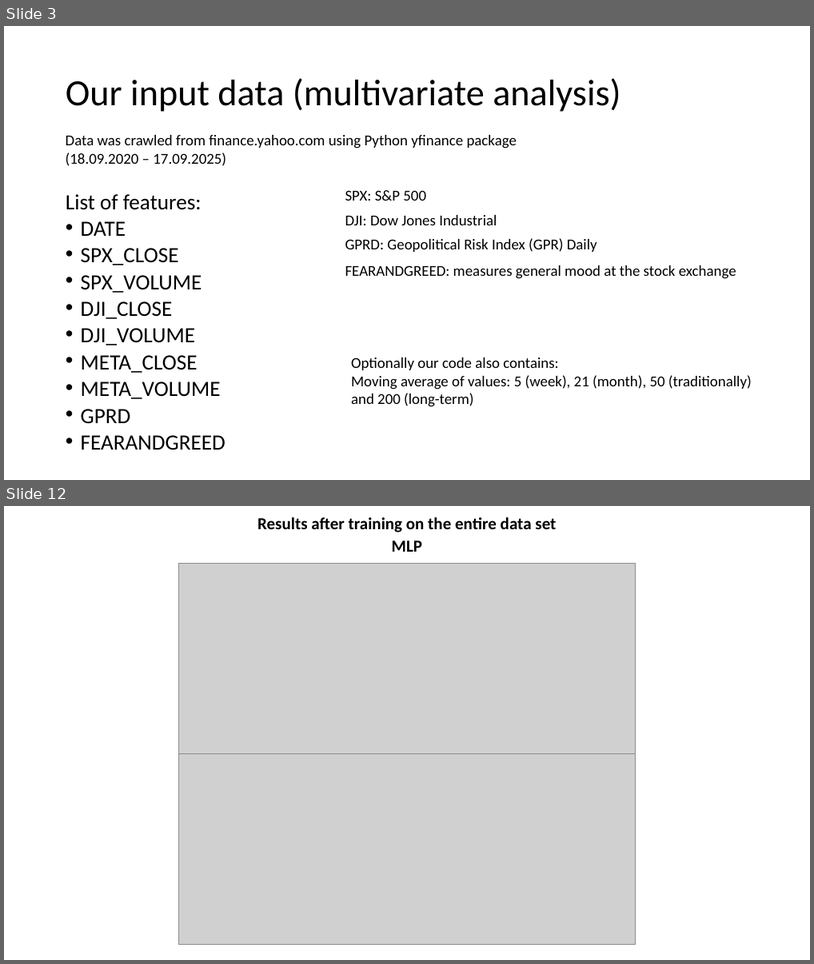
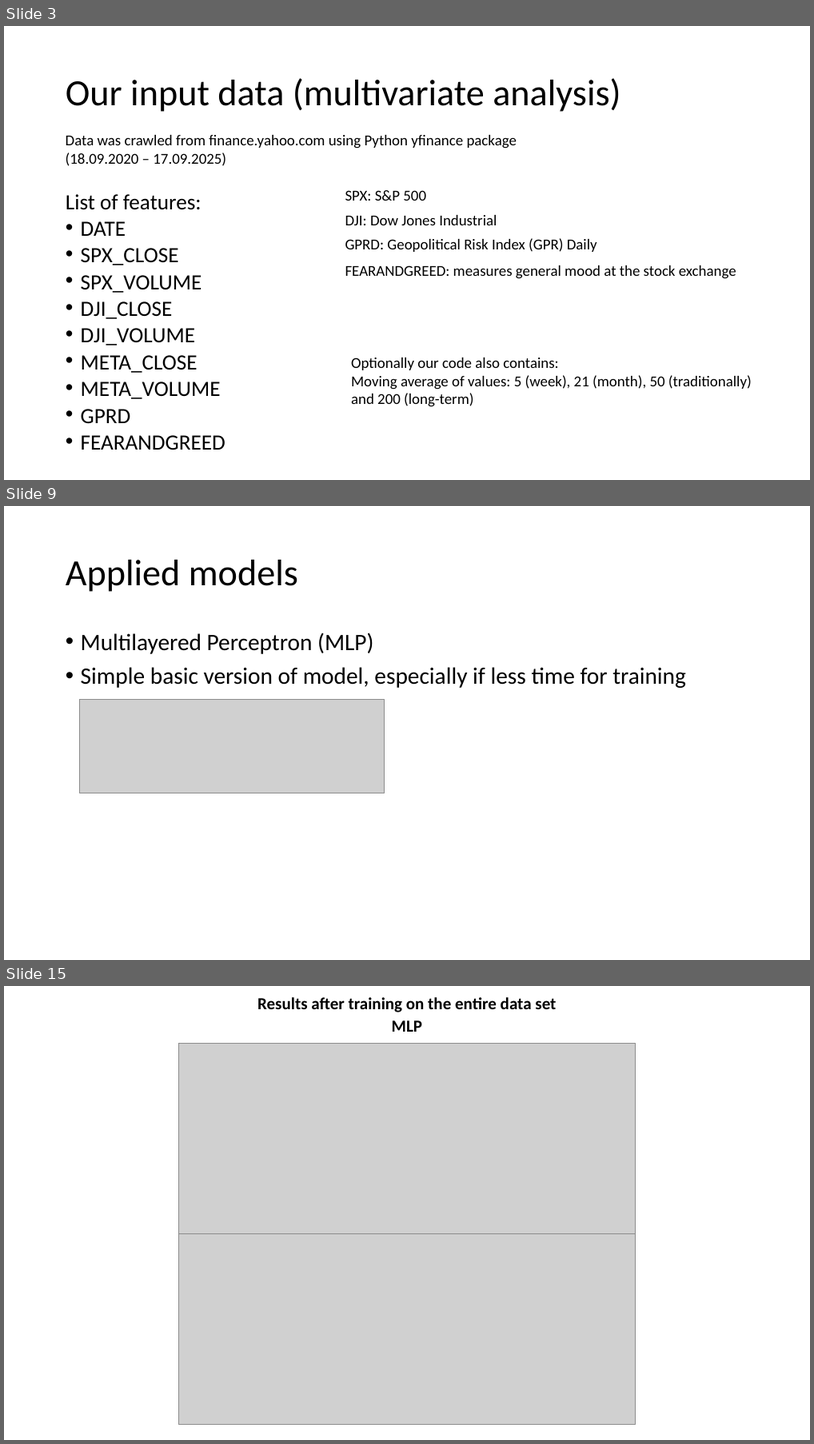
Before and after one commit to sfremerey/backprophet, a slide deck: Backprophet.pptx. Shown one above the other, each under a label of ours: slides 3 and 12 before the commit, slides 3, 9 and 15 after it; the slides between them are not shown. The pictures are 814x964 and 814x1444 pixels, drawn with LibreOffice and Linux fonts; fonts in the diff are those of the drawing; grey boxes stand for pictures. Boxes give left, top, right and bottom in pixels: in the first picture for what was removed or moved away, otherwise in the second. Text is boxed around its words. In the diff, an @@ line names an element or a change of style, - is before the commit and + after.

```diff
--- a/Backprophet.pptx
+++ b/Backprophet.pptx
@@ slide 9 added at (x1=4, y1=506, x2=810, y2=960), background #FFFFFF @@
@@ title added at (x1=66, y1=560, x2=298, y2=592), 44 pt, text #000000 @@
+Applied models
@@ text added at (x1=81, y1=632, x2=686, y2=688), 28 pt, text #000000 @@
+• Multilayered Perceptron (MLP)
+• Simple basic version of model, especially if less time for training
@@ picture added at (x1=79, y1=699, x2=384, y2=792) @@
@@ what was slide 12 is now slide 15 @@
```
Also in this commit, not shown: 16 slides changed, 5 other slides added, 1 slide removed, 1 other file.
